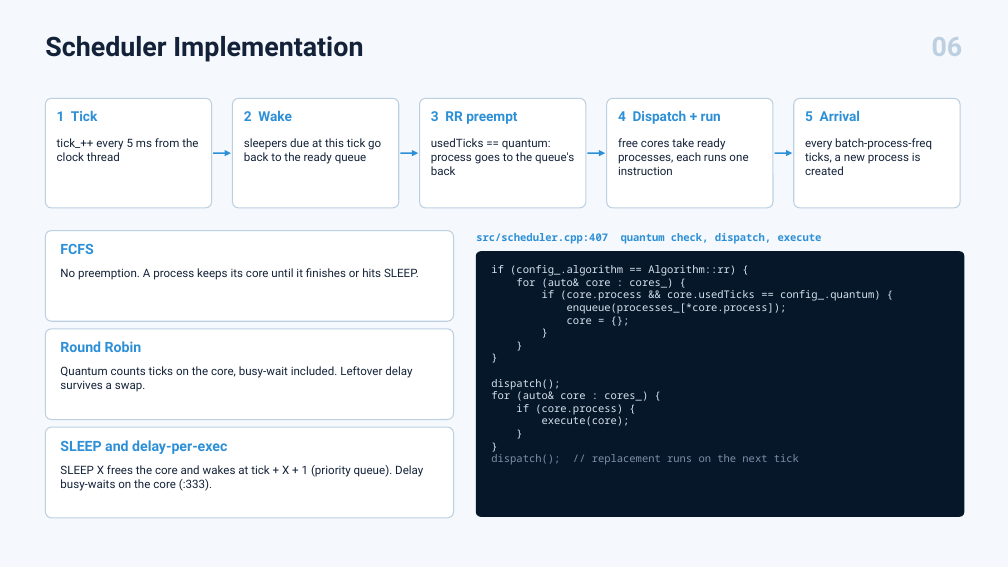
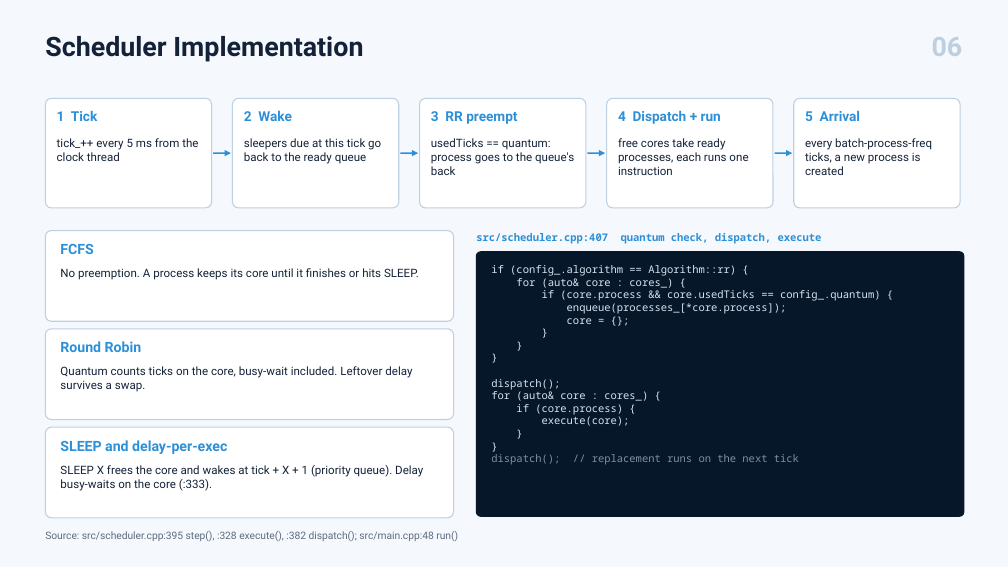
Before and after one commit to zuraxy/CSOPESY2, a slide deck: slide 6 of ACTUAL Submission - MO1 - Process Multiplexer and CLI/PPT/PPT - ACTUAL Submission - MO1 - Process Multiplexer and CLI.pptx. Drawn at 1008x567 pixels with LibreOffice and Linux fonts; fonts in the diff are those of the drawing. Boxes give left, top, right and bottom in pixels: in the first picture for what was removed or moved away, otherwise in the second. Text is boxed around its words. In the diff, an @@ line names an element or a change of style, - is before the commit and + after.

```diff
--- a/ACTUAL Submission - MO1 - Process Multiplexer and CLI/PPT/PPT - ACTUAL Submission - MO1 - Process Multiplexer and CLI.pptx
+++ b/ACTUAL Submission - MO1 - Process Multiplexer and CLI/PPT/PPT - ACTUAL Submission - MO1 - Process Multiplexer and CLI.pptx
@@ text added at <box>45,531,458,541</box>, 9.8 pt, text #5D6C80 @@
+Source: src/scheduler.cpp:395 step(), :328 execute(), :382 dispatch(); src/main.cpp:48 run()
```
Also in this commit, not shown: 4 other slides changed, 1 other file.
